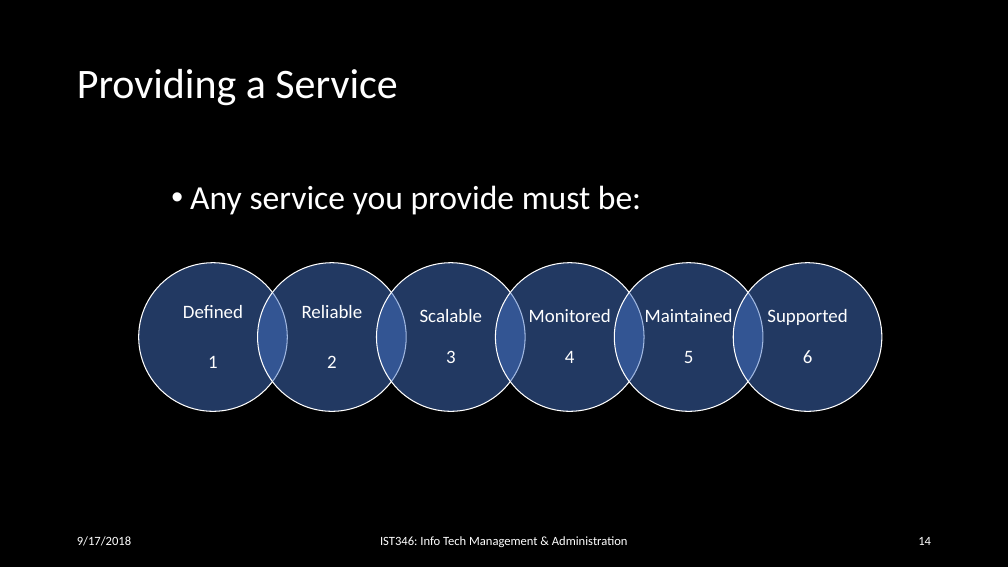
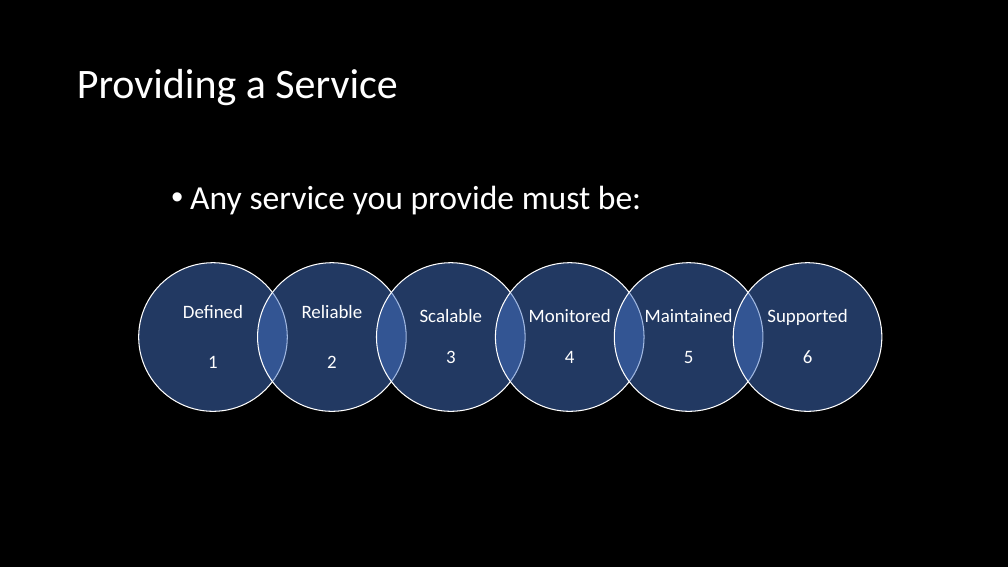
Before and after one commit to orstewar/ist346-content, a slide deck: slide 13 of content/10-services-monitoring-logging.pptx (slide 14 before the commit). Drawn at 1008x567 pixels with LibreOffice and Linux fonts; fonts in the diff are those of the drawing. Boxes give left, top, right and bottom in pixels: in the first picture for what was removed or moved away, otherwise in the second. Text is boxed around its words. In the diff, an @@ line names an element or a change of style, - is before the commit and + after.

```diff
--- a/content/10-services-monitoring-logging.pptx
+++ b/content/10-services-monitoring-logging.pptx
@@ text removed at bbox=[77, 536, 131, 546] @@
-9/17/2018
@@ text removed at bbox=[380, 536, 628, 547] @@
-IST346: Info Tech Management & Administration
@@ page number removed at bbox=[918, 537, 931, 545] @@
-14
```
Also in this commit, not shown: 17 other slides changed, 1 slide removed, 2 other files.
